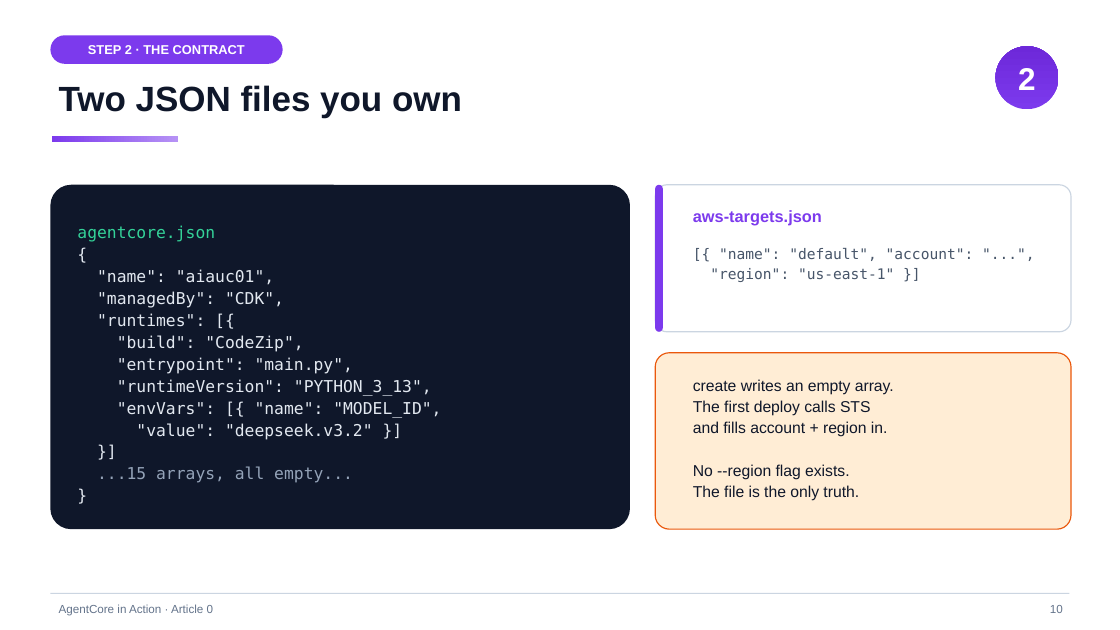
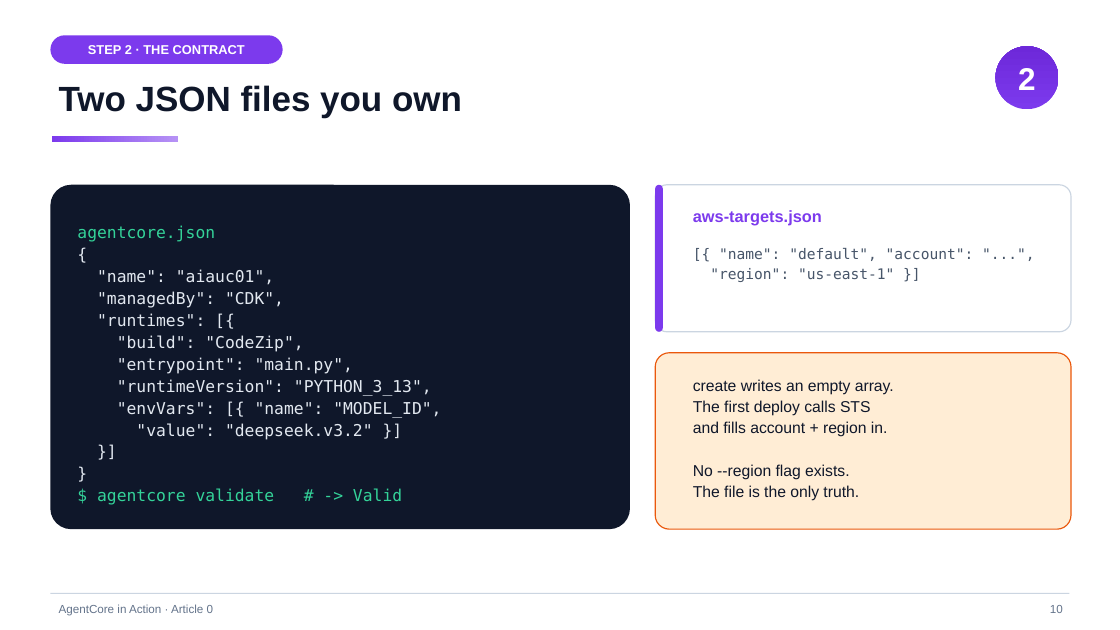
Before and after one commit to pinxiong/bedrock-agentcore-in-action, a slide deck: slide 10 of articles/decks/aws-agentcore-under-the-hood.pptx. Drawn at 1120x630 pixels with LibreOffice and Linux fonts; fonts in the diff are those of the drawing. Boxes give left, top, right and bottom in pixels: in the first picture for what was removed or moved away, otherwise in the second. Text is boxed around its words. In the diff, an @@ line names an element or a change of style, - is before the commit and + after.

```diff
--- a/articles/decks/aws-agentcore-under-the-hood.pptx
+++ b/articles/decks/aws-agentcore-under-the-hood.pptx
@@ text in rounded rectangle at (97,466,353,483): paragraph removed @@
-...15 arrays, all empty...
@@ text in rounded rectangle at (97,488,402,505): paragraph added @@
+$ agentcore validate # -> Valid
```
Also in this commit, not shown: 1 other slide changed, 3 other files.
